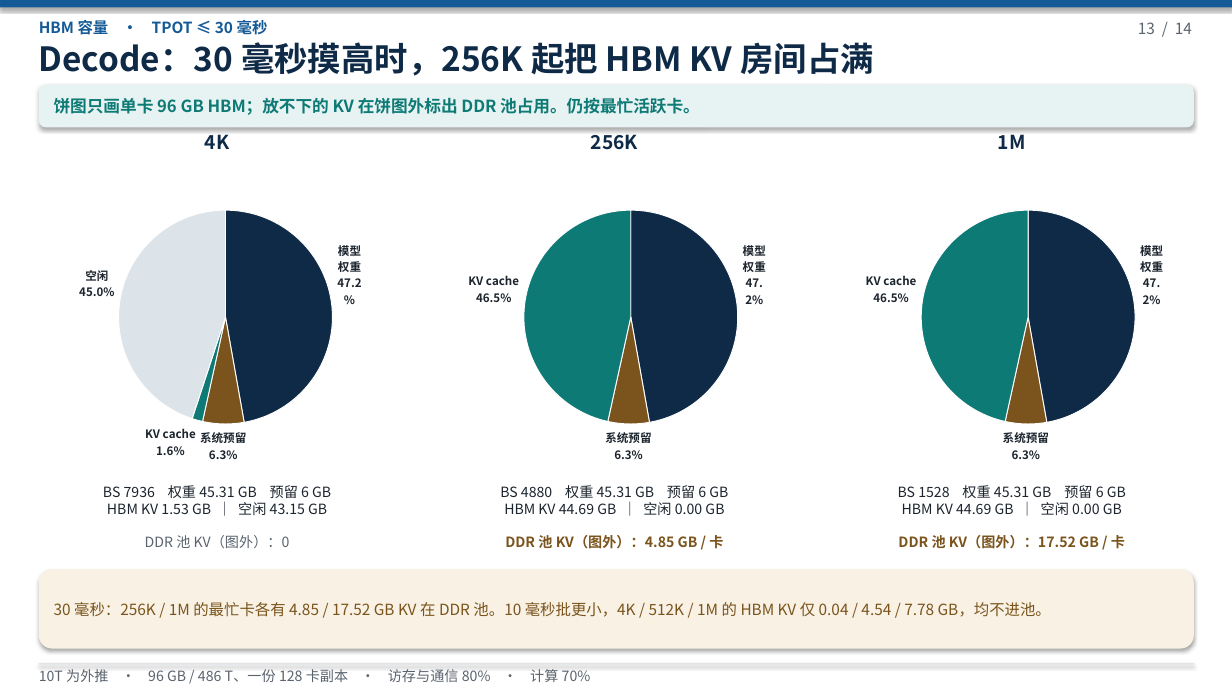
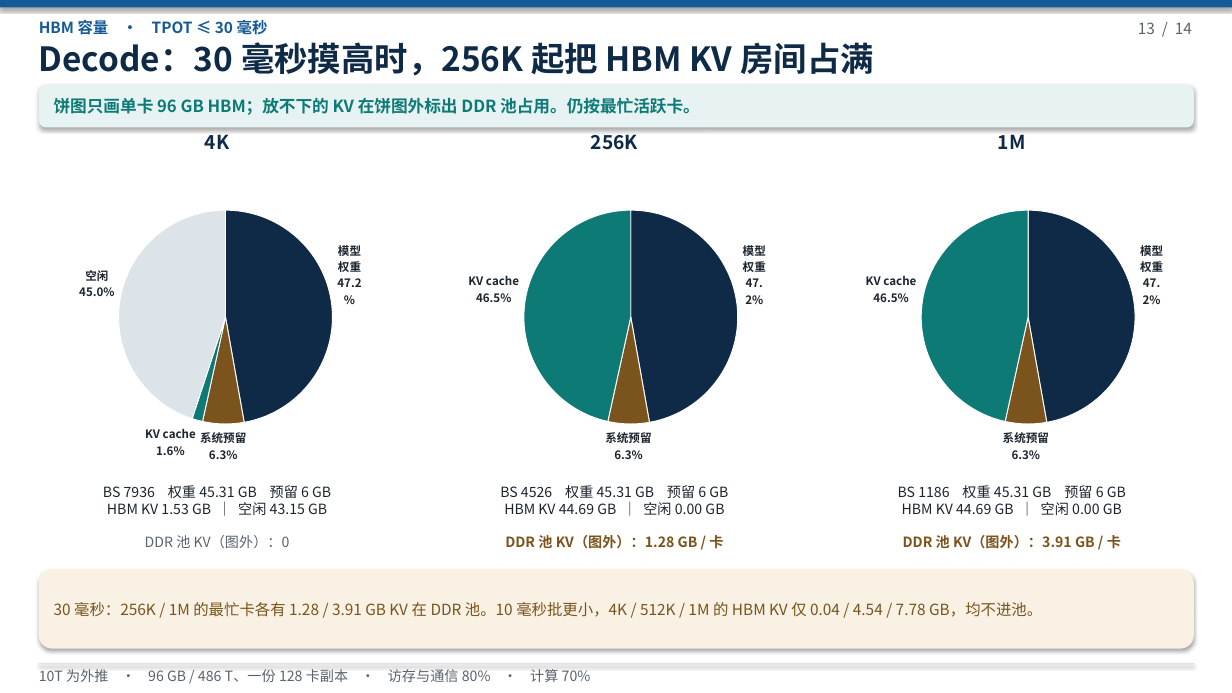
Before and after one commit to 69515164-rgb/UCL-MPComm, a slide deck: slide 13 of docs/deepseek-96g-slo.pptx. Drawn at 1232x693 pixels with LibreOffice and Linux fonts; fonts in the diff are those of the drawing. Boxes give left, top, right and bottom in pixels: in the first picture for what was removed or moved away, otherwise in the second. Text is boxed around its words. In the diff, an @@ line names an element or a change of style, - is before the commit and + after.

```diff
--- a/docs/deepseek-96g-slo.pptx
+++ b/docs/deepseek-96g-slo.pptx
@@ text at (x1=500, y1=485, x2=728, y2=498): text changed @@
-BS 4880 权重 45.31 GB 预留 6 GB
+BS 4526 权重 45.31 GB 预留 6 GB
@@ text at (x1=898, y1=485, x2=1126, y2=498): text changed @@
-BS 1528 权重 45.31 GB 预留 6 GB
+BS 1186 权重 45.31 GB 预留 6 GB
@@ text at (x1=505, y1=533, x2=723, y2=551): text changed @@
-DDR 池 KV（图外）：4.85 GB / 卡
+DDR 池 KV（图外）：1.28 GB / 卡
@@ text at (x1=903, y1=535, x2=1121, y2=549): text changed @@
-DDR 池 KV（图外）：17.52 GB / 卡
+DDR 池 KV（图外）：3.91 GB / 卡
@@ text at (x1=54, y1=602, x2=1042, y2=617): text changed @@
-30 毫秒：256K / 1M 的最忙卡各有 4.85 / 17.52 GB KV 在 DDR 池。10 毫秒批更小，4K / 512K / 1M 的 HBM KV 仅 0.04 / 4.54 / 7.78 GB，均不进池。
+30 毫秒：256K / 1M 的最忙卡各有 1.28 / 3.91 GB KV 在 DDR 池。10 毫秒批更小，4K / 512K / 1M 的 HBM KV 仅 0.04 / 4.54 / 7.78 GB，均不进池。
```
Also in this commit, not shown: 6 other slides changed, 1 other file.
